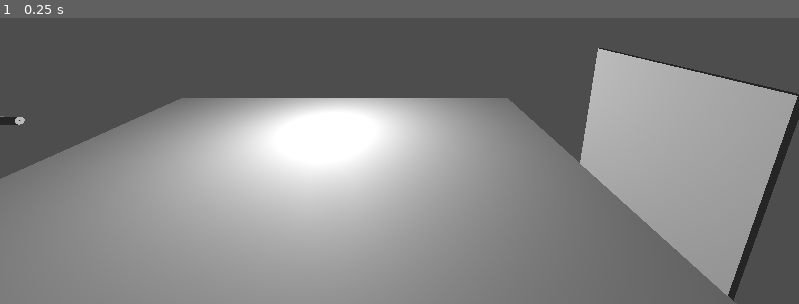
Above: before the commit, frame 1.
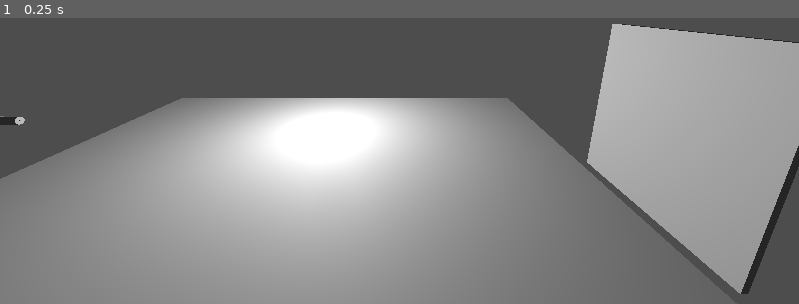
Above: after the commit, the same moment.

Repository: KrzysztofSieczkiewicz/Godot-ArmorPenetrationTest
Game: Godot game, scene res://Main.tscn
Same seed, same stepped clock (60 frames per second), same inputs: the game is played once before the commit and once after it.
Inputs:
- Up to frame 1 (0.25 s): no input

The runs differ from the first frame. In frame 1, 6.2% of the frame differs, in the area x 72-100%, y 2-99%.

Commit message:
pen depth wip

Diff:
--- a/Main.tscn
+++ b/Main.tscn
@@ -30,7 +30,7 @@
 transform = Transform3D(1, 0, 0, 0, 1, 0, 0, 0, 1, 0, 3, 8)
 
 [node name="Armor" parent="." instance=ExtResource("2_uu6xs")]
-transform = Transform3D(1, 0, 0, 0, 0.99999994, 0, 0, 0, 0.99999994, 0, 2, -10)
+transform = Transform3D(0.9999998, 0, -2.9802322e-08, 1.7763568e-15, 0.9999999, 0, 0, 0, 0.9999999, 0, 2.8016891, -10.300401)
 
 [node name="Camera3D" type="Camera3D" parent="."]
 transform = Transform3D(-4.222196e-08, -0.25881907, 0.9659258, -1.131334e-08, 0.9659259, 0.25881907, -1, 8.881784e-16, -4.371139e-08, 7.065508, 6, -3.3647938)
--- a/Projectile/PenetrationRayCast.gd
+++ b/Projectile/PenetrationRayCast.gd
@@ -1,44 +1,42 @@
 extends RayCast3D
 
-@export var OFFSET_DISTANCE = 0.01
-@export var RAY_LENGTH = 500.0
+@export var OFFSET_DISTANCE: float = 0.1
+@export var RAY_LENGTH: float = 5.0
 
+#TODO: add collider selection
 
-func measure_thickness(origin: Vector3, direction: Vector3) -> void:
-	var target = direction.normalized() * RAY_LENGTH
-	var entry_point = _find_collision_point(origin, target)
+func measure_thickness(direction: Vector3) -> void:
+	var normalized_cast_direction = direction.normalized()
+	# find entry collision point
+	var ray_target = normalized_cast_direction * RAY_LENGTH
+	var entry_point = _find_collision(ray_target)
 	push_error("Entry point: %s" % entry_point)
 
-	var new_origin = _offset_origin(entry_point, direction)
-	var new_target = _get_opposite_target(entry_point, direction)
+	# find exit collision point
+	global_position = _get_global_offset_origin(normalized_cast_direction)
+	var new_ray_target = _get_target_point(normalized_cast_direction)
 
-	var exit_point = _find_collision_point(new_origin, new_target)
-
+	# if exit point was not found, move 'back' a bit and repeat
+	var exit_point = _find_collision(new_ray_target)
 	while exit_point == Vector3.ZERO:
-		new_origin = _offset_origin(new_origin, direction)
-		exit_point = _find_collision_point(new_origin, new_target)
-		push_warning("Trying further away")
+		global_position = _get_global_offset_origin(normalized_cast_direction)
+		exit_point = _find_collision(new_ray_target)
 
 	push_error("Exit point: %s" % exit_point)
-
 	var measured_thickness = (exit_point - entry_point).length()
 	push_error("Thickness: %s" % measured_thickness)
 
 
-func _offset_origin(origin: Vector3, direction: Vector3) -> Vector3:
-	var normalized: Vector3 = direction.normalized()
-	return origin + normalized * OFFSET_DISTANCE
+func _get_global_offset_origin(normalized_direction: Vector3) -> Vector3:
+	return global_position + normalized_direction * OFFSET_DISTANCE
 
+func _get_target_point(normalized_direction: Vector3) -> Vector3:
+	return normalized_direction * RAY_LENGTH * (-1)
 
-func _get_opposite_target(origin: Vector3, direction: Vector3) -> Vector3:
-	return origin + direction.normalized() * (-1) * RAY_LENGTH
-
-
-func _find_collision_point(origin: Vector3, target: Vector3) -> Vector3:
+func _find_collision(target: Vector3) -> Vector3:
 	var collision_point: Vector3 = Vector3.ZERO;
 
 	enabled = true
-	global_position = origin
 	target_position = to_local(target)
 	force_raycast_update()
 
@@ -49,6 +47,7 @@
 	force_raycast_update()
 	return collision_point;
 
+
 func _get_impact_angle(projectile_direction: Vector3, surface_normal: Vector3) -> float:
 	var cos_angle = abs(projectile_direction.dot(surface_normal))
 	var angle_between_velocity_and_normal = acos(cos_angle)
--- a/Projectile/Projectile_AP.gd
+++ b/Projectile/Projectile_AP.gd
@@ -42,5 +42,5 @@
 	var impact_point: Vector3 = collision_info.get_position()
 	var impact_velocity: Vector3 = velocity.normalized()
 
-	thickness_probe.measure_thickness(impact_point, impact_velocity);
+	thickness_probe.measure_thickness(impact_velocity);
 	queue_free()
--- a/Projectile/Projectile_AP.tscn
+++ b/Projectile/Projectile_AP.tscn
@@ -23,6 +23,8 @@
 shape = SubResource("CapsuleShape3D_1p38p")
 
 [node name="PenetrationRayCast3D" type="RayCast3D" parent="."]
+transform = Transform3D(1, 0, 0, 0, 1, 0, 0, 0, 1, 0, 0, -0.17045543)
+target_position = Vector3(0, 0, 0)
 script = ExtResource("2_gtrsm")
 
 [node name="RayCast3D" type="RayCast3D" parent="."]
